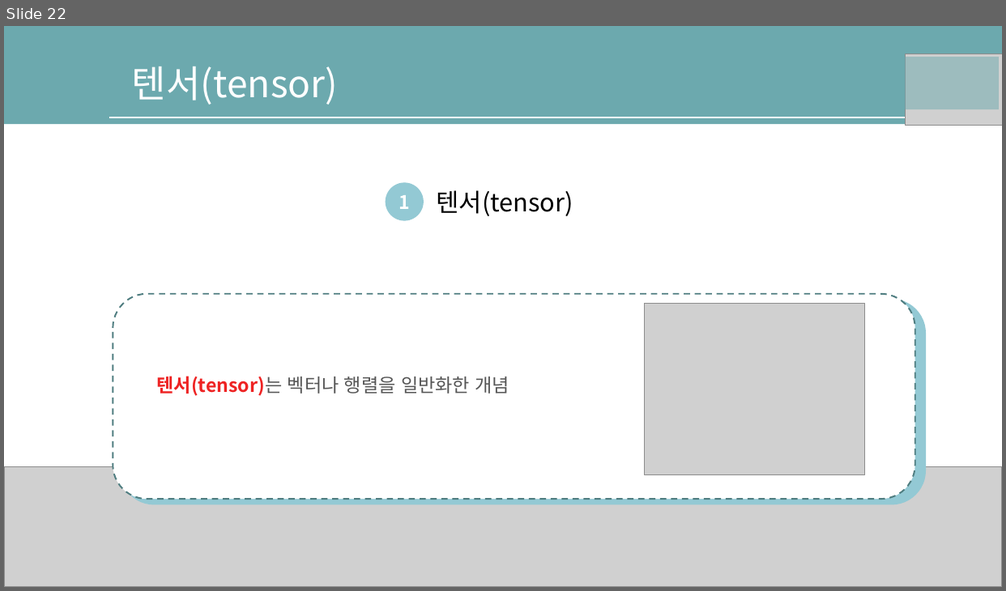
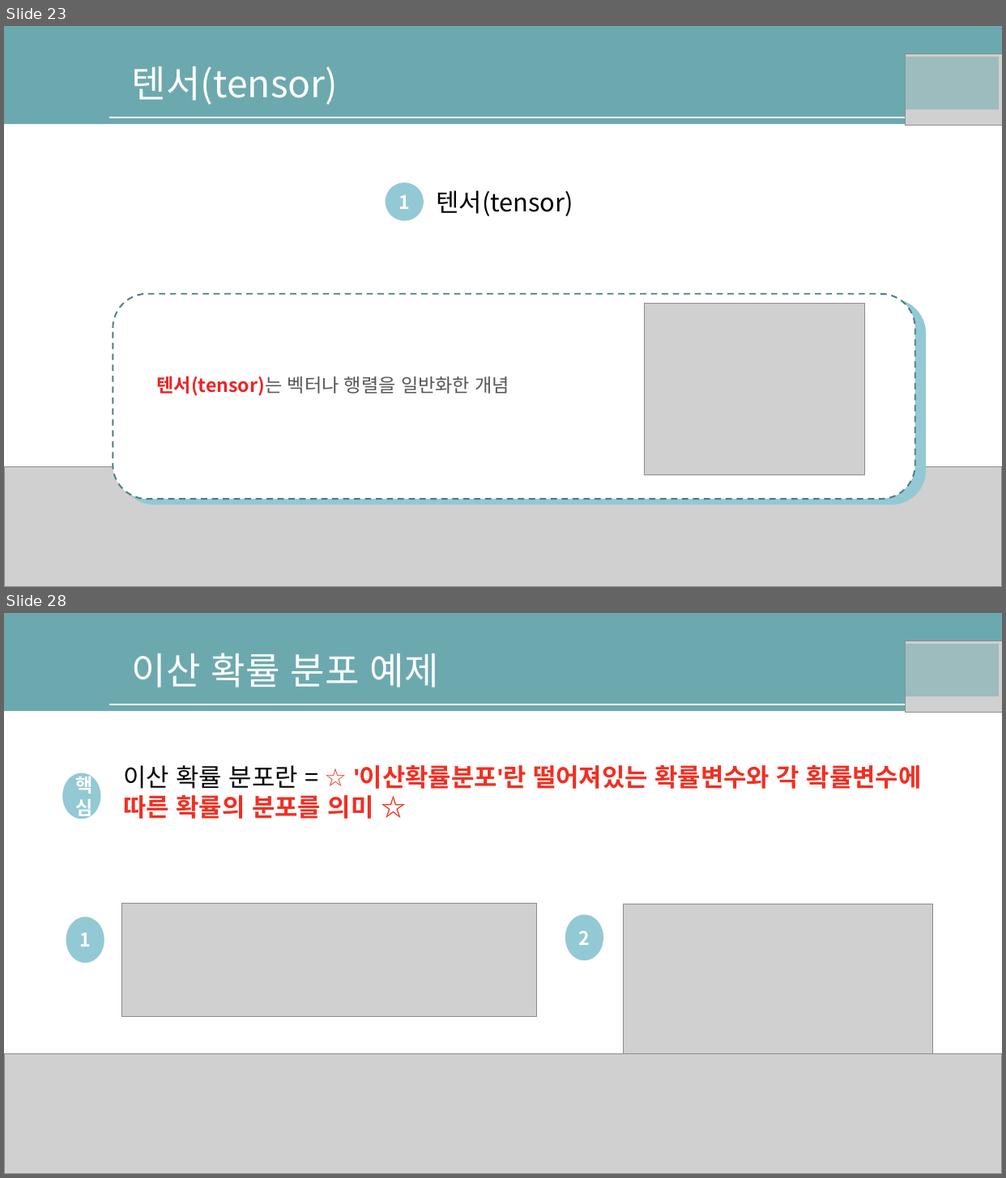
Before and after one commit to nqwrt/ai_doucument, a slide deck: AI-딥러닝을위한-수학공식.pptx. Shown one above the other, each under a label of ours: slide 22 before the commit, slides 23 and 28 after it; the slides between them are not shown. The pictures are 1006x591 and 1006x1178 pixels, drawn with LibreOffice and Linux fonts; fonts in the diff are those of the drawing; grey boxes stand for pictures; background and template pictures are left out. Boxes give left, top, right and bottom in pixels: in the first picture for what was removed or moved away, otherwise in the second. Text is boxed around its words. In the diff, an @@ line names an element or a change of style, - is before the commit and + after.

```diff
--- a/AI-딥러닝을위한-수학공식.pptx
+++ b/AI-딥러닝을위한-수학공식.pptx
@@ slide 28 added at (4, 613, 1002, 1174), background #FFFFFF; not listed: 2 template elements that a slide beside it also shows @@
@@ text added at (132, 653, 439, 688), 36 pt, text #FFFFFF @@
+이산 확률 분포 예제
@@ rectangle added at (902, 644, 999, 697), fill #6CA9AE at 50% opacity @@
@@ picture added at (906, 641, 1002, 712) @@
@@ ellipse added at (62, 773, 100, 819), fill #93C9D4, 18 pt, text #FFFFFF, bold @@
+핵심
@@ text added at (123, 765, 922, 819), 24 pt, text #F12F22, bold @@
+이산 확률 분포란 = ☆ '이산확률분포'란 떨어져있는 확률변수와 각 확률변수에
+따른 확률의 분포를 의미 ☆
@@ picture added at (121, 904, 536, 1017) @@
@@ ellipse added at (66, 917, 104, 963), fill #93C9D4, 18 pt, text #FFFFFF, bold @@
+1
@@ ellipse added at (565, 914, 603, 960), fill #93C9D4, 18 pt, text #FFFFFF, bold @@
+2
@@ picture added at (623, 905, 933, 1054) @@
@@ picture added at (4, 1054, 1002, 1174) @@
@@ what was slide 22 is now slide 23 @@
```
Also in this commit, not shown: 20 other slides added.
